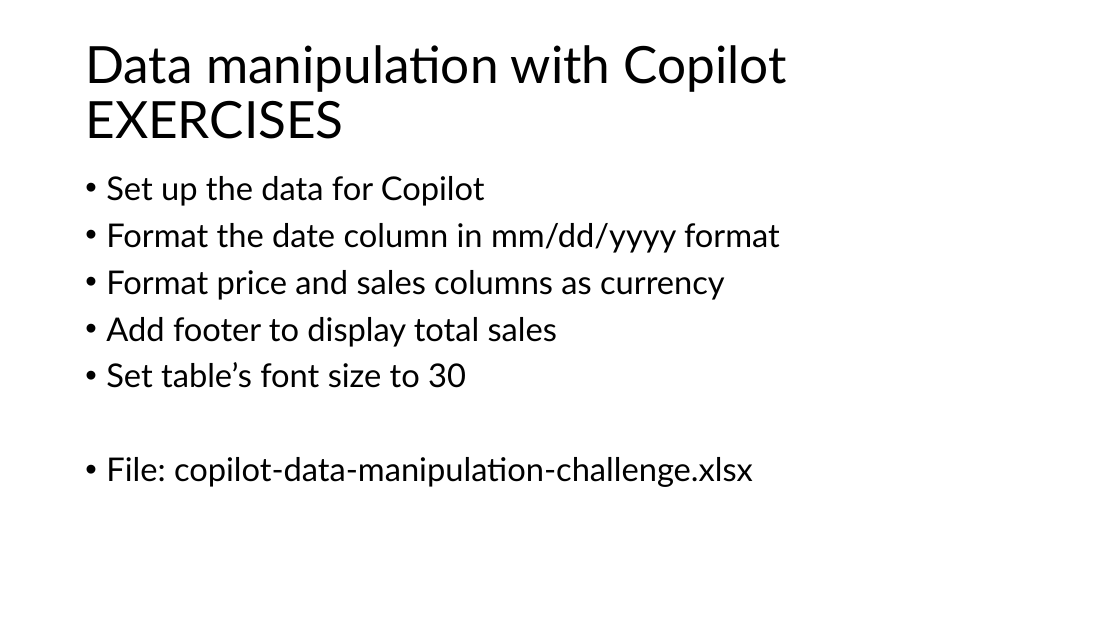
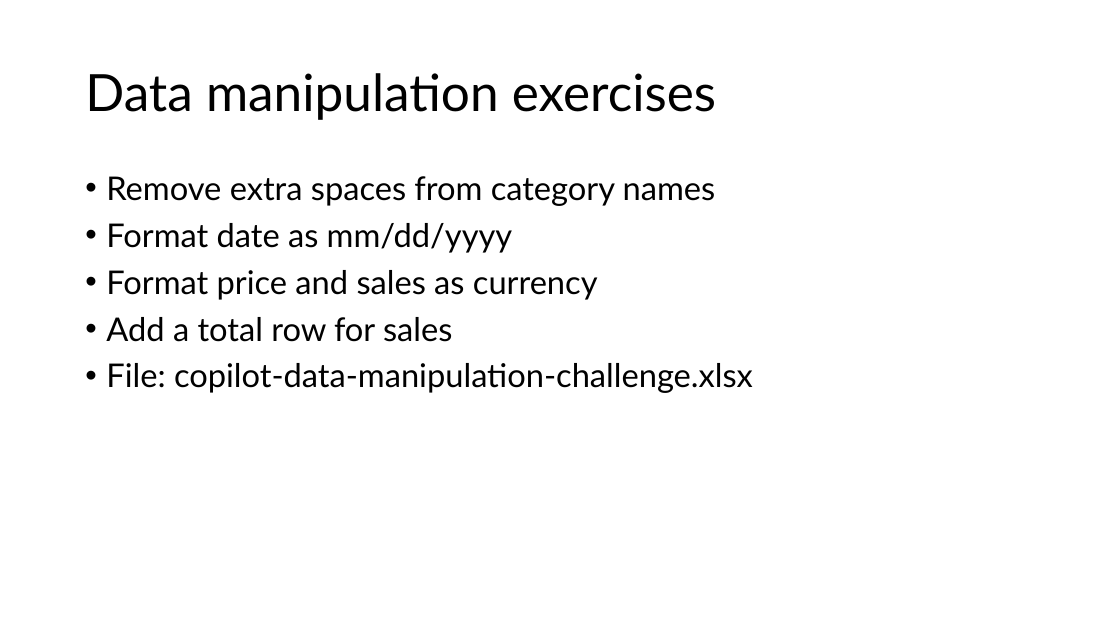
Before and after one commit to stringfestdata/complianceiq-intro-to-copilot-in-excel, a slide deck: slide 6 of complianceiq-intro-to-copilot-in-excel.pptx (slide 5 before the commit). Drawn at 1120x630 pixels with LibreOffice and Linux fonts; fonts in the diff are those of the drawing. Boxes give left, top, right and bottom in pixels: in the first picture for what was removed or moved away, otherwise in the second. Text is boxed around its words. In the diff, an @@ line names an element or a change of style, - is before the commit and + after.

```diff
--- a/complianceiq-intro-to-copilot-in-excel.pptx
+++ b/complianceiq-intro-to-copilot-in-excel.pptx
@@ title at (85,73,716,120): text changed @@
-Data manipulation with Copilot EXERCISES
+Data manipulation exercises
@@ text at (106,176,716,342): text changed @@
-• Set up the data for Copilot
-• Format the date column in mm/dd/yyyy format
-• Format price and sales columns as currency
-• Add footer to display total sales
-• Set table’s font size to 30
+• Remove extra spaces from category names
+• Format date as mm/dd/yyyy
+• Format price and sales as currency
+• Add a total row for sales
```
Also in this commit, not shown: 6 other slides changed, 5 slides added, 2 slides removed, 6 other files.
